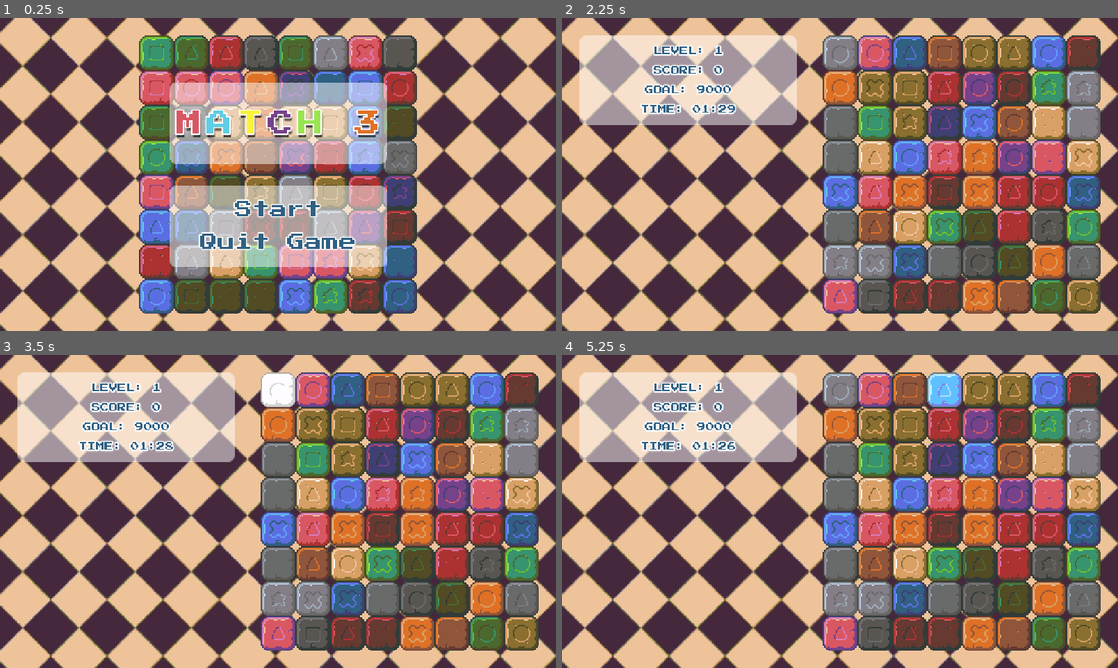
Above: before the commit, frames 1-4 (two rows, left to right).
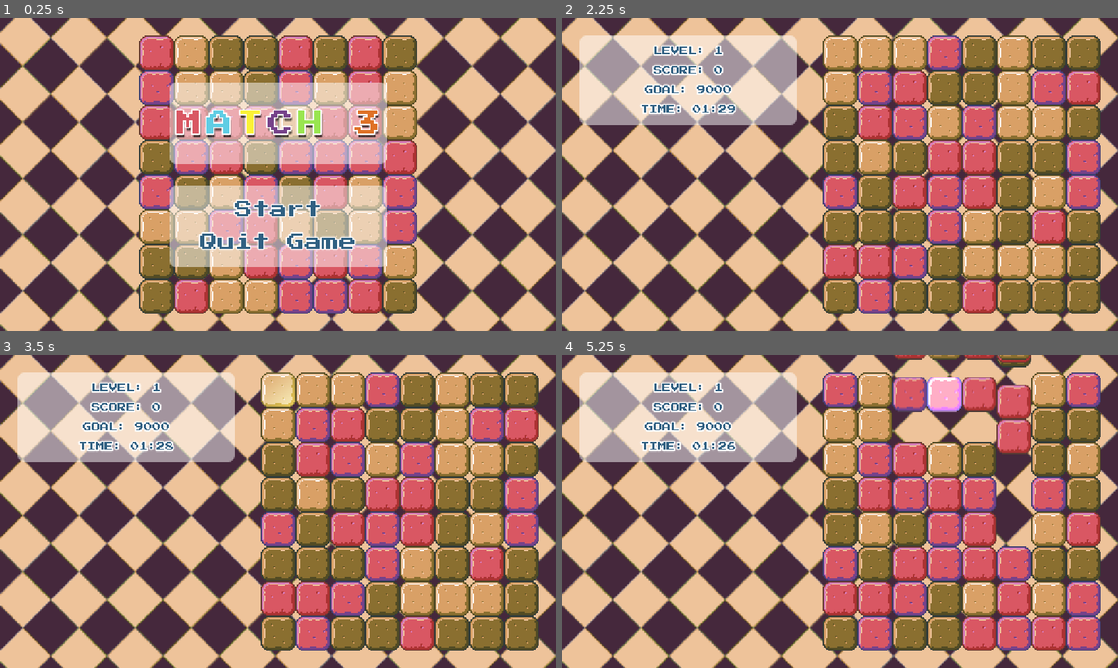
Above: after the commit, the same moments.

Repository: lazaromenezes/edx-games50
Game: Godot game, scene res://scenes/title_screen/title_screen.tscn
The game is run twice, just before and just after one commit, with the same random seed, the same clock (stepped at 60 frames per second) and the same inputs.
Inputs (mouse positions are in pixels of both pictures, inside the frame that each line leads up to):
- Up to frame 1 (0.25 s): no input
- Up to frame 2 (2.25 s): click "Start" at 0.5 s; move the mouse to (962, 158) at 1.27 s; press the mouse at (962, 158) at 1.28 s; move the mouse to (728, 190) at 2.02 s; release the mouse at (728, 190) at 2.03 s; click (728, 190) at 2.1 s
- Up to frame 3 (3.5 s): tap Enter at 2.75 s; move the mouse to (278, 389) at 2.77 s; press the mouse at (278, 389) at 2.78 s
- Up to frame 4 (5.25 s): tap Space at 3.5, 5 s; move the mouse to (873, 389) at 3.52 s; release the mouse at (873, 389) at 3.53 s; click (873, 389) at 3.6 s; tap Enter at 4.25 s; move the mouse to (906, 389) at 4.27 s; press the mouse at (906, 389) at 4.28 s; move the mouse to (945, 389) at 5.02 s; release the mouse at (945, 389) at 5.03 s; click (945, 389) at 5.1 s

The runs differ from the first frame. In frame 1, 33% of the frame differs, in the area x 25-75%, y 5-95%; in frame 2, 37%; in frame 3, 37%; in frame 4, 40%, in the area x 46-97%, y 0-95%.

Commit message:
Implement remove/refill logic

Diff:
--- a/match_three/lib/tile.gd
+++ b/match_three/lib/tile.gd
@@ -10,3 +10,9 @@
 	self.color_id = color_id
 	self.shape_id = shape_id
 	self.texture = texture
+
+func is_equal(other: Tile) -> bool:
+	if other == null:
+		return false
+
+	return other.color_id == self.color_id and other.shape_id == self.shape_id
--- a/match_three/lib/tile_manager.gd
+++ b/match_three/lib/tile_manager.gd
@@ -19,7 +19,7 @@
 	for r in ROWS:
 		for c in COLUMNS:
 			@warning_ignore("integer_division")
-			var color_id = r + c / TILE_SHAPES
+			var color_id = r * 2 + c / TILE_SHAPES
 			var shape_id = c % TILE_SHAPES
 			var texture: AtlasTexture = _build_texture(r, c)
 
@@ -36,5 +36,13 @@
 
 	return texture
 
-static func random_tile():
-	return tiles.pick_random()
+static func random_tile(level: int = 1):
+	var max_color = level
+	var max_shape = level - 1
+
+	var filtered_tiles = tiles.filter(_filter_tile.bind(max_color, max_shape))
+
+	return filtered_tiles.pick_random()
+
+static func _filter_tile(tile: Tile, max_color: int, max_shape: int):
+	return tile.shape_id <= max_shape and tile.color_id <= max(3, max_color)
--- a/match_three/scenes/game/game_board.gd
+++ b/match_three/scenes/game/game_board.gd
@@ -2,6 +2,7 @@
 
 @export var board_size: Vector2 = Vector2(8, 8)
 @export var swap_time: float = 0.1
+@export var validate_adjacents: bool = true
 
 var _tile_scene: PackedScene = preload("res://scenes/play_tile/play_tile.tscn")
 var _viewport_halfed: Vector2
@@ -18,6 +19,7 @@
 	_clear()
 	_add_tiles()
 	_centralize()
+	_move_right()
 
 func _clear():
 	for tile in get_children():
@@ -27,16 +29,19 @@
 	for row in board_size.x:
 		_tiles.push_back([])
 		for column in board_size.y:
-			var tile = TileManager.random_tile()
-			_add_tile(tile, row, column)
-
-func _add_tile(tile, row, column) -> void:
+			_add_tile(row, column)
+
+func _add_tile(row, column) -> void:
+	var play_tile = _new_tile(row, column)
+	add_child(play_tile)
+	_tiles[row].push_back(play_tile)
+
+func _new_tile(row, column):
 	var play_tile = _tile_scene.instantiate()
-	play_tile.tile = tile
+	play_tile.tile = TileManager.random_tile()
 	play_tile.position = Vector2(column * TileManager.TILE_SIZE, row * TileManager.TILE_SIZE)
 	play_tile.selected.connect(_on_tile_selected)
-	add_child(play_tile)
-	_tiles[row].push_back(play_tile)
+	return play_tile
 
 func _centralize():
 	var half_board_size = (board_size * TileManager.TILE_SIZE) / 2.0
@@ -44,8 +49,6 @@
 
 	position = _viewport_halfed - half_board_size + offset
 
-	_move_right()
-
 func _move_right():
 	var tween = create_tween()
 	tween.tween_property(self, "position:x", _viewport_halfed.x , 0.1)
@@ -53,12 +56,13 @@
 func _on_tile_selected(selected_tile):
 	if _current_selected == null:
 		_current_selected = selected_tile
+	elif _current_selected == selected_tile:
+		_current_selected = null
+		selected_tile._selected = false
 	else:
 		if _are_adjacent(_current_selected, selected_tile):
 			await _swap(_current_selected, selected_tile)
-			if !_has_matches():
-				await _swap(_current_selected, selected_tile)
-
+			call_deferred("_check_for_matches", _swap.bind(_current_selected, selected_tile))
 			_current_selected._selected = false
 			selected_tile._selected = false
 			_current_selected = null
@@ -90,6 +94,9 @@
 	await tween.finished
 
 func _are_adjacent(a: PlayTile, b: PlayTile):
+	if not validate_adjacents:
+		return true
+
 	var a_index = _find_indexes(a)
 	var b_index = _find_indexes(b)
 
@@ -98,9 +105,139 @@
 
 	return x_diff + y_diff == 1
 
-func _has_matches():
-	_valid_move = !_valid_move
-	return _valid_move
-
-func _debug(t, a, b):
-	print_debug("[%s] A: %s B: %s" % [t, a.position, b.position])
+func _check_for_matches(when_not_found: Callable):
+	var matches = _find_matches()
+	if matches.is_empty():
+		when_not_found.call()
+	else:
+		_clear_matches(matches)
+		call_deferred("_adjust_board")
+		call_deferred("_refill")
+		#await get_tree().create_timer(0.1).timeout
+		#call_deferred("_check_for_matches", _to_play)
+
+func _find_matches():
+	var matches: Array[Match] = []
+
+	_find_horizontal_matches(matches)
+	_find_vertical_matches(matches)
+
+	return matches
+
+func _find_horizontal_matches(matches: Array[Match]):
+	for row in board_size.x:
+
+		var matching_pile = []
+		var match_count = 1
+		var reference_tile = null
+
+		for column in board_size.y:
+			var play_tile = _tiles[row][column]
+
+			if not play_tile.tile.is_equal(reference_tile):
+				if match_count >= 3:
+					matches.push_back(Match.new(matching_pile))
+
+				reference_tile = play_tile.tile
+				match_count = 1
+				matching_pile = [play_tile]
+			else:
+				matching_pile.push_back(play_tile)
+				match_count += 1
+
+		if match_count >= 3:
+				matches.push_back(Match.new(matching_pile))
+
+func _find_vertical_matches(matches: Array[Match]):
+	for row in board_size.x:
+
+		var matching_pile = []
+		var match_count = 1
+		var reference_tile = null
+
+		for column in board_size.y:
+			var play_tile = _tiles[column][row]
+
+			if not play_tile.tile.is_equal(reference_tile):
+				if match_count >= 3:
+					matches.push_back(Match.new(matching_pile))
+
+				reference_tile = play_tile.tile
+				match_count = 1
+				matching_pile = [play_tile]
+			else:
+				matching_pile.push_back(play_tile)
+				match_count += 1
+
+		if match_count >= 3:
+				matches.push_back(Match.new(matching_pile))
+
+func _clear_matches(matches: Array):
+	for tile_match in matches:
+		for tile in tile_match.tiles:
+			var tile_index = _find_indexes(tile)
+			_tiles[tile_index.y][tile_index.x] = null
+			tile.queue_free()
+
+func _adjust_board():
+	for column in board_size.y:
+		var empty_slot = -1
+		var space = false
+		var row = 7
+
+		while row >= 0:
+			var tile = _tiles[row][column]
+
+			if space:
+				if tile:
+					_tiles[empty_slot][column] = tile
+
+					_move_tile(tile, Vector2(tile.position.x, TileManager.TILE_SIZE * empty_slot))
+
+					_tiles[row][column] = null
+
+					space = false
+					row = empty_slot
+					empty_slot = -1
+			elif tile == null:
+				space = true
+				if empty_slot == -1:
+					empty_slot = row
+
+			row -= 1
+
+func _refill():
+	for y in board_size.y:
+		for x in range(board_size.x - 1, -1, -1):
+			var tile = _tiles[x][y]
+
+			if tile == null:
+				_replace_tile(x, y)
+
+func _replace_tile(row, column):
+	var play_tile = _new_tile(row, column)
+	_tiles[row][column] = play_tile
+
+	var original_position = play_tile.position
+	play_tile.position.y = -50
+	add_child(play_tile)
+	_move_tile(play_tile, original_position)
+
+func _move_tile(tile: PlayTile, to: Vector2):
+	var tween = get_tree().create_tween()
+	tween.tween_property(tile, "position", to, 0.15)
+
+class Match:
+	const MIN_MATCH = 3
+
+	var tiles: Array
+	var points: int:
+		get():
+			var count = tiles.size()
+			return count + 2 ** (count - MIN_MATCH) - 1
+
+	func _init(matching_tiles):
+		self.tiles = matching_tiles
+
+	func _to_string():
+		return "COUNT: %d POINTS: %d" % [tiles.size(), points]
